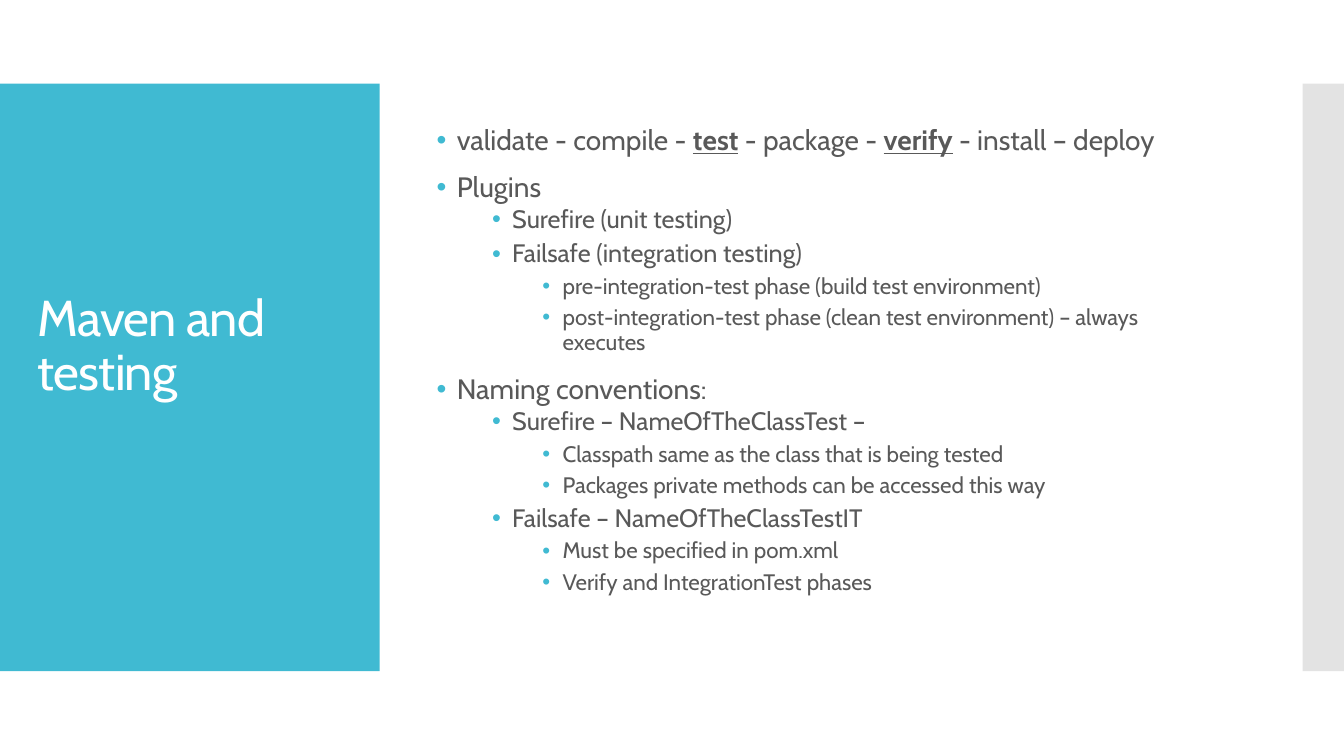
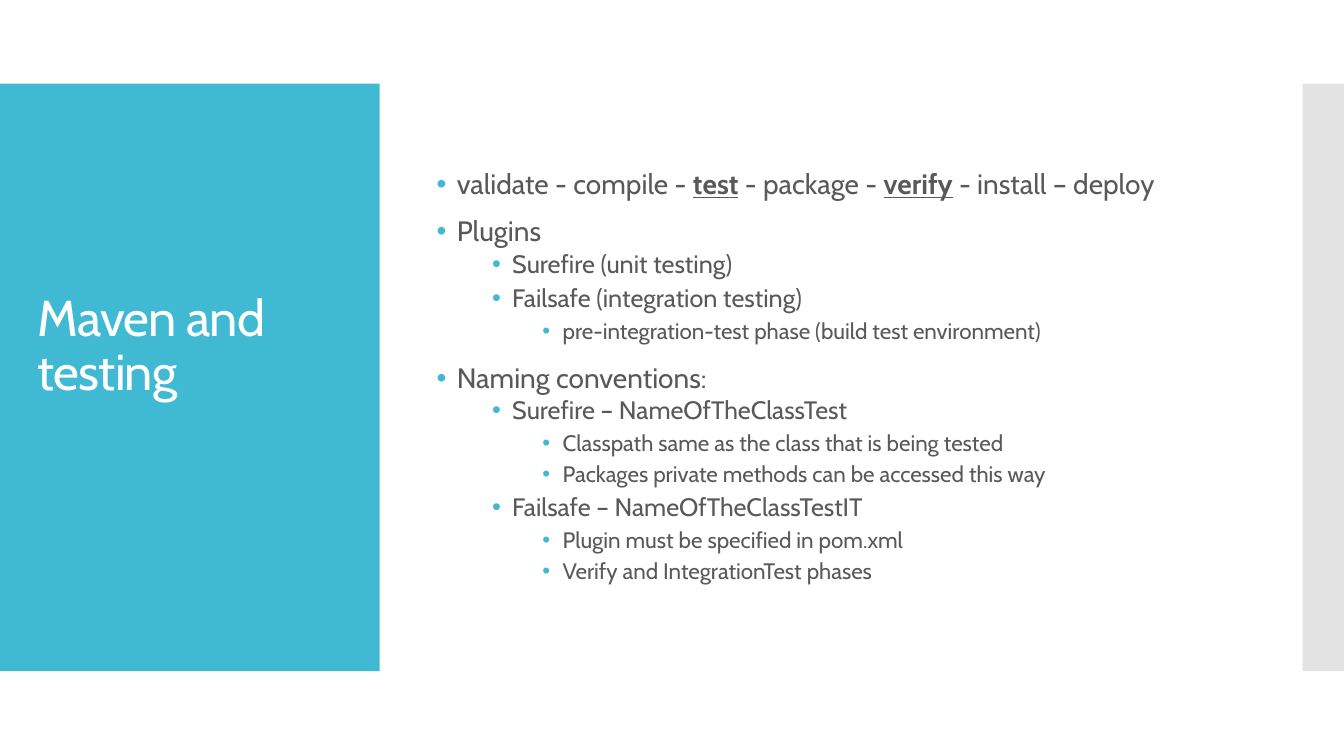
Before and after one commit to ivlahek/presentation.testing, a slide deck: slide 7 of Presentation.pptx. Drawn at 1344x756 pixels with LibreOffice and Linux fonts; fonts in the diff are those of the drawing. Boxes give left, top, right and bottom in pixels: in the first picture for what was removed or moved away, otherwise in the second. Text is boxed around its words. In the diff, an @@ line names an element or a change of style, - is before the commit and + after.

```diff
--- a/Presentation.pptx
+++ b/Presentation.pptx
@@ text at box(563, 308, 1138, 350): paragraph removed @@
-    • post-integration-test phase (clean test environment) – always executes
@@ text at box(512, 400, 847, 420): text changed @@
-  • Surefire – NameOfTheClassTest –
+  • Surefire – NameOfTheClassTest
@@ text at box(563, 531, 903, 554): text changed @@
-    • Must be specified in pom.xml
+    • Plugin must be specified in pom.xml
```
Also in this commit, not shown: 7 other slides changed, 2 slides added.
